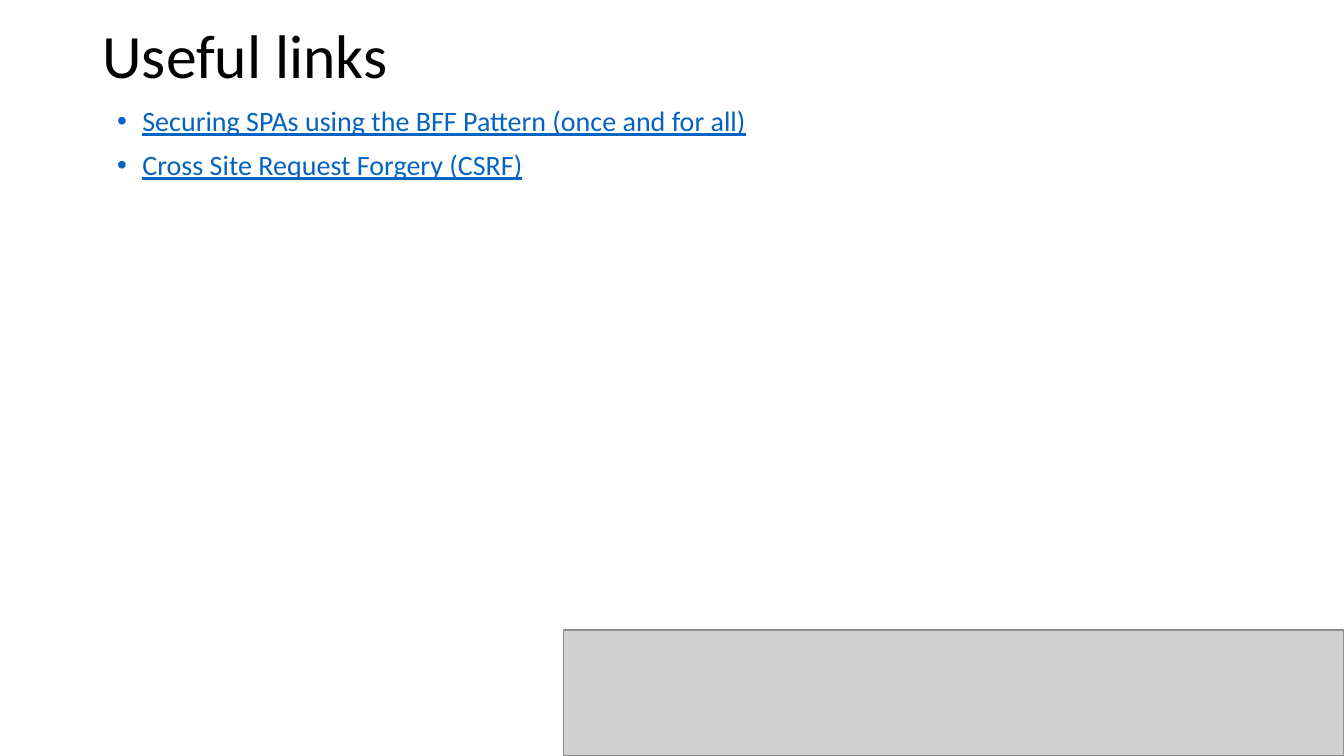
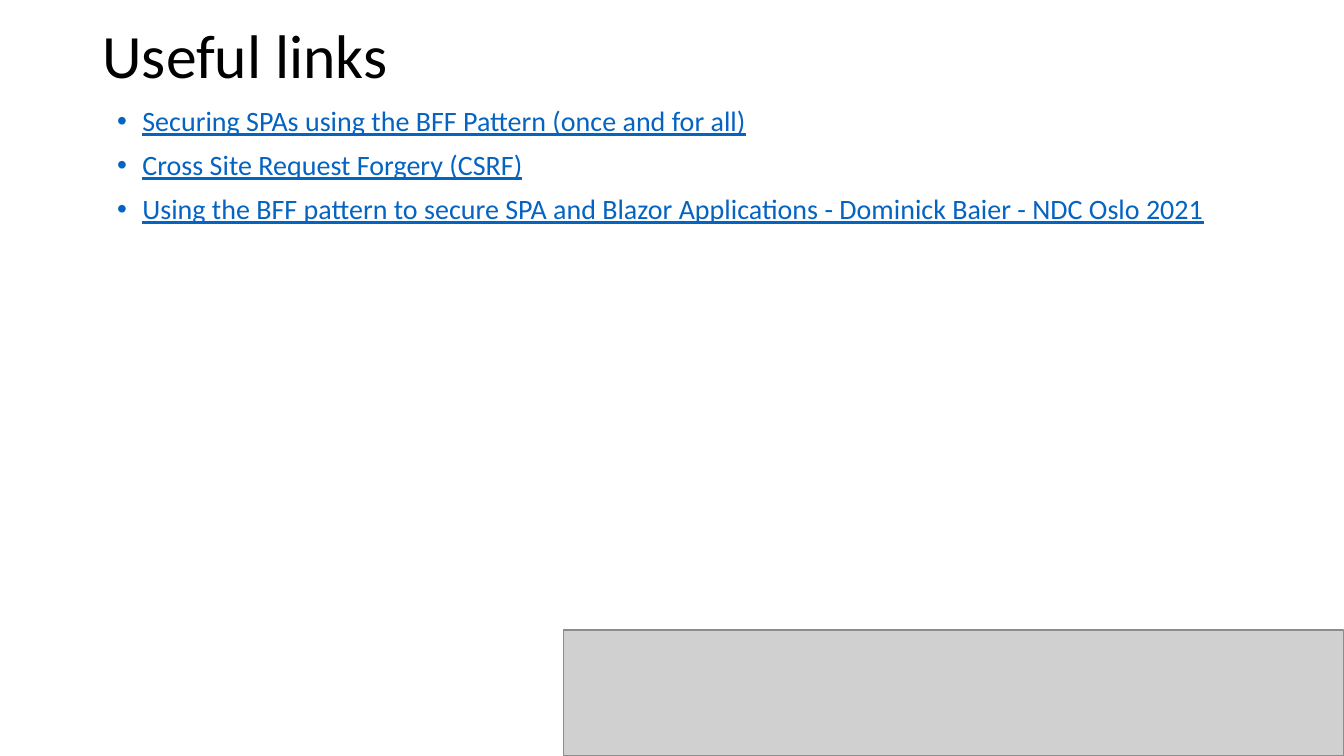
Before and after one commit to ThessalonikiNet-MeetUp/Presentations, a slide deck: slide 19 of MeetUP 31-03-2023 BFF and Security/How BFF pattern can be used to improve security in SPAs - 31-03-2023.pptx. Drawn at 1344x756 pixels with LibreOffice and Linux fonts; fonts in the diff are those of the drawing; grey boxes stand for pictures. Boxes give left, top, right and bottom in pixels: in the first picture for what was removed or moved away, otherwise in the second. Text is boxed around its words. In the diff, an @@ line names an element or a change of style, - is before the commit and + after.

Commit message:
Update the presentation

```diff
--- a/MeetUP 31-03-2023 BFF and Security/How BFF pattern can be used to improve security in SPAs - 31-03-2023.pptx
+++ b/MeetUP 31-03-2023 BFF and Security/How BFF pattern can be used to improve security in SPAs - 31-03-2023.pptx
@@ text at (142,199,1203,224): paragraph added @@
+• Using the BFF pattern to secure SPA and Blazor Applications - Dominick Baier - NDC Oslo 2021
```
Also in this commit, not shown: 1 other slide changed.
